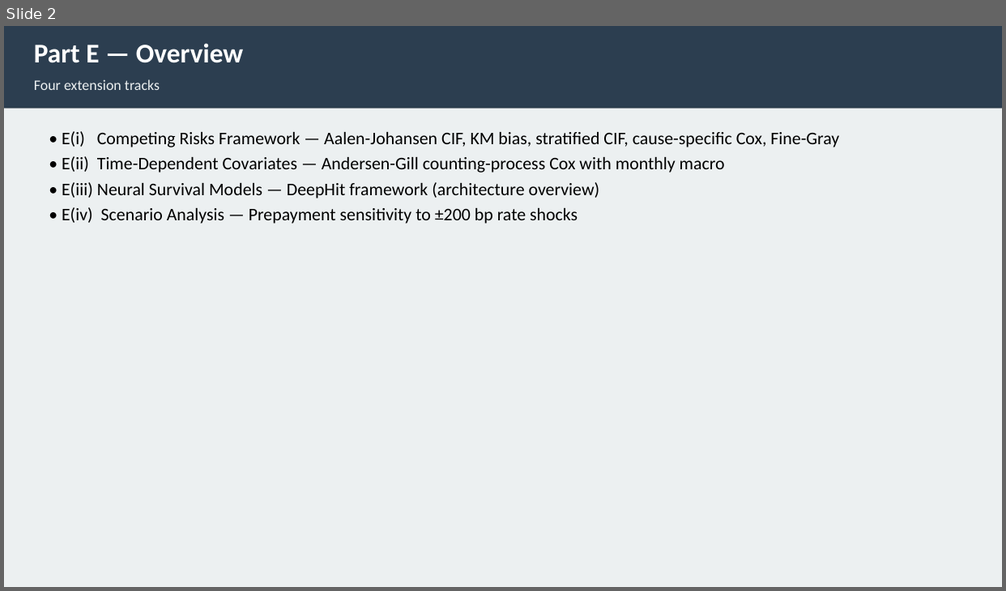
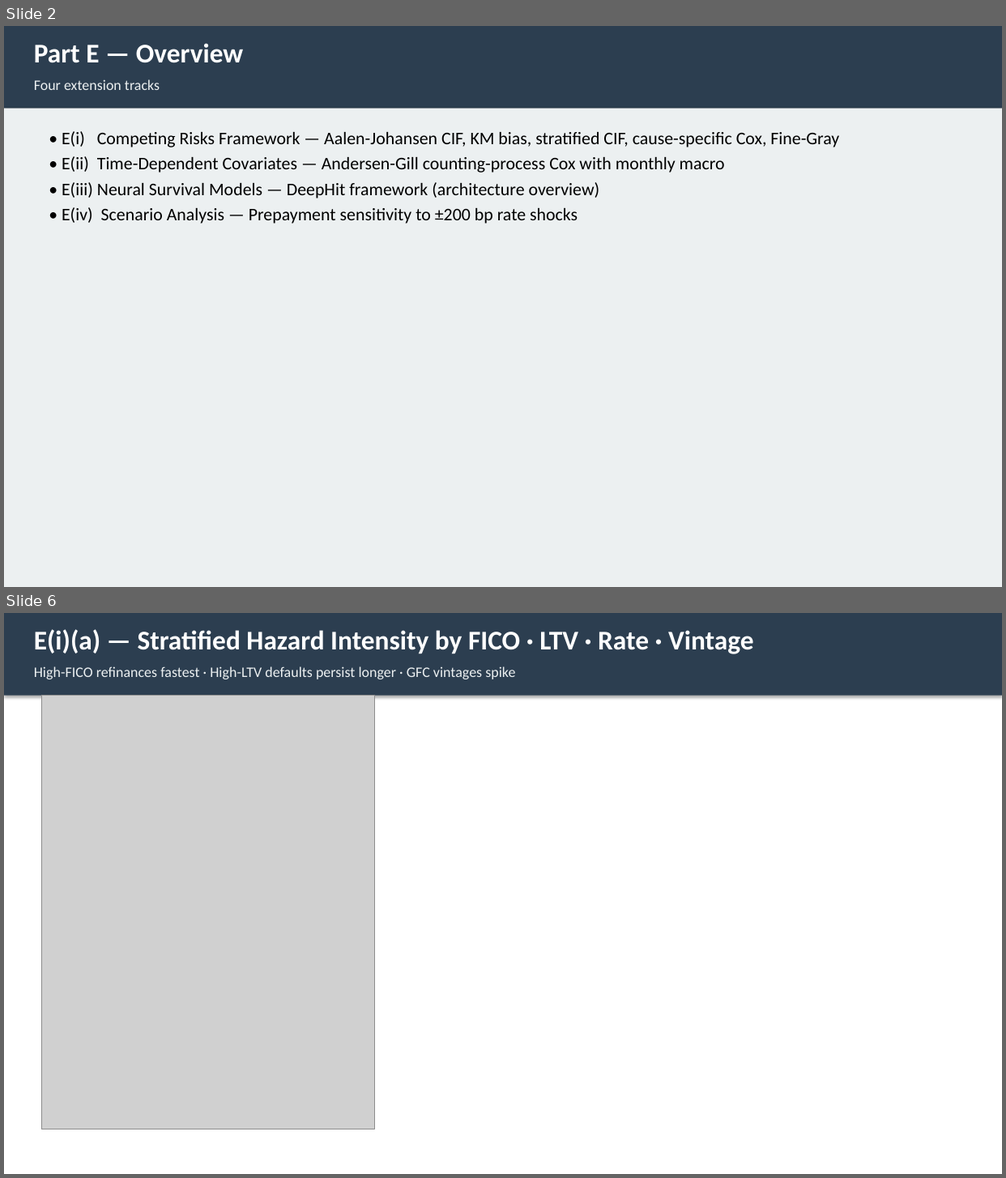
Before and after one commit to liny-r/IR-C-Assignment3, a slide deck: processed/PartE_Presentation.pptx. Shown one above the other, each under a label of ours: slide 2 before the commit, slides 2 and 6 after it; the slides between them are not shown. The pictures are 1006x591 and 1006x1178 pixels, drawn with LibreOffice and Linux fonts; fonts in the diff are those of the drawing; grey boxes stand for pictures. Boxes give left, top, right and bottom in pixels: in the first picture for what was removed or moved away, otherwise in the second. Text is boxed around its words. In the diff, an @@ line names an element or a change of style, - is before the commit and + after.

```diff
--- a/processed/PartE_Presentation.pptx
+++ b/processed/PartE_Presentation.pptx
@@ slide 6 added at (x1=4, y1=613, x2=1002, y2=1174), background #FFFFFF @@
@@ rectangle added at (x1=4, y1=613, x2=1002, y2=696), fill #2C3E50 @@
@@ text added at (x1=34, y1=629, x2=754, y2=654), 26 pt, text #FFFFFF, bold @@
+E(i)(a) — Stratified Hazard Intensity by FICO · LTV · Rate · Vintage
@@ text added at (x1=34, y1=666, x2=515, y2=679), 14 pt, text #ECF0F1 @@
+High-FICO refinances fastest · High-LTV defaults persist longer · GFC vintages spike
@@ picture added at (x1=41, y1=696, x2=374, y2=1130) @@
```
Also in this commit, not shown: 1 slide changed, 2 other slides added, 4 slides removed, 7 other files.
